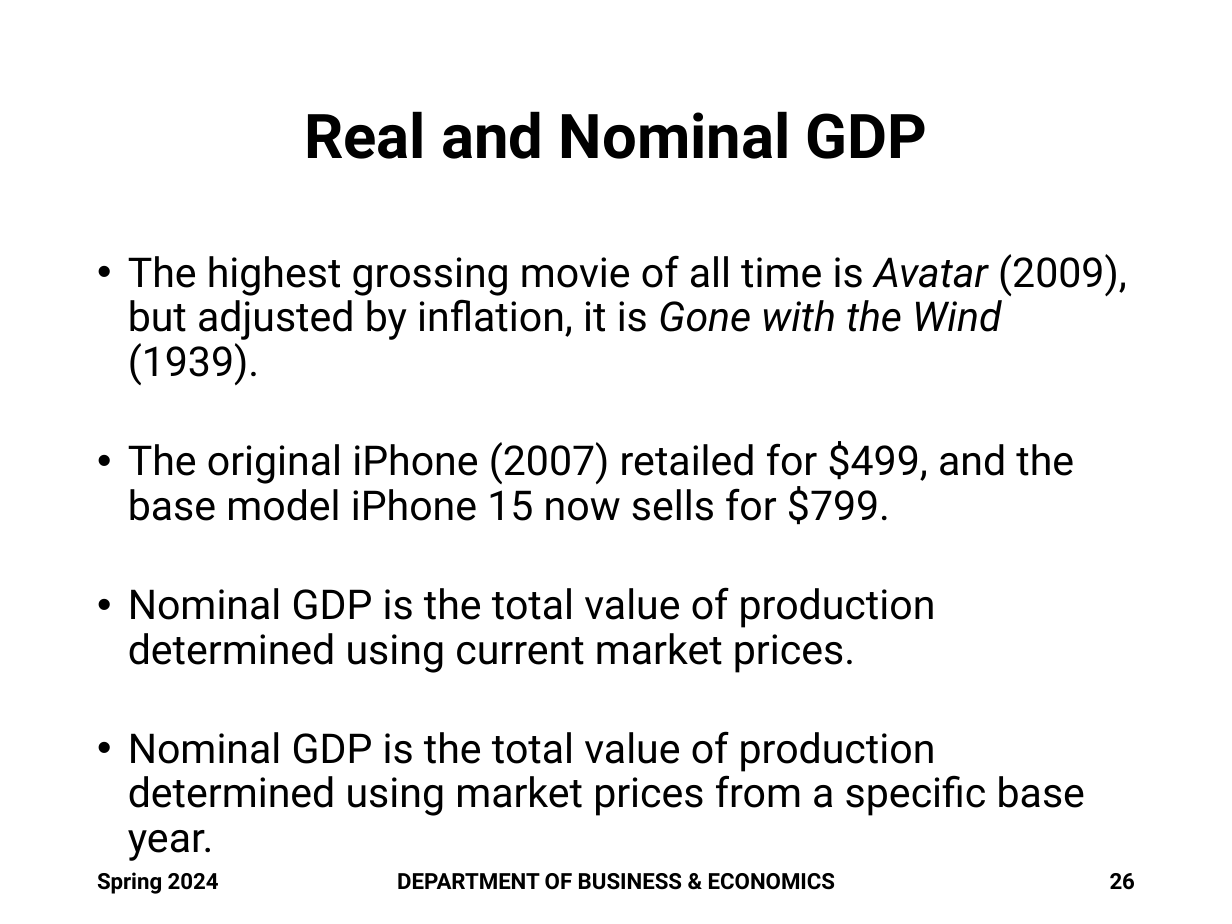
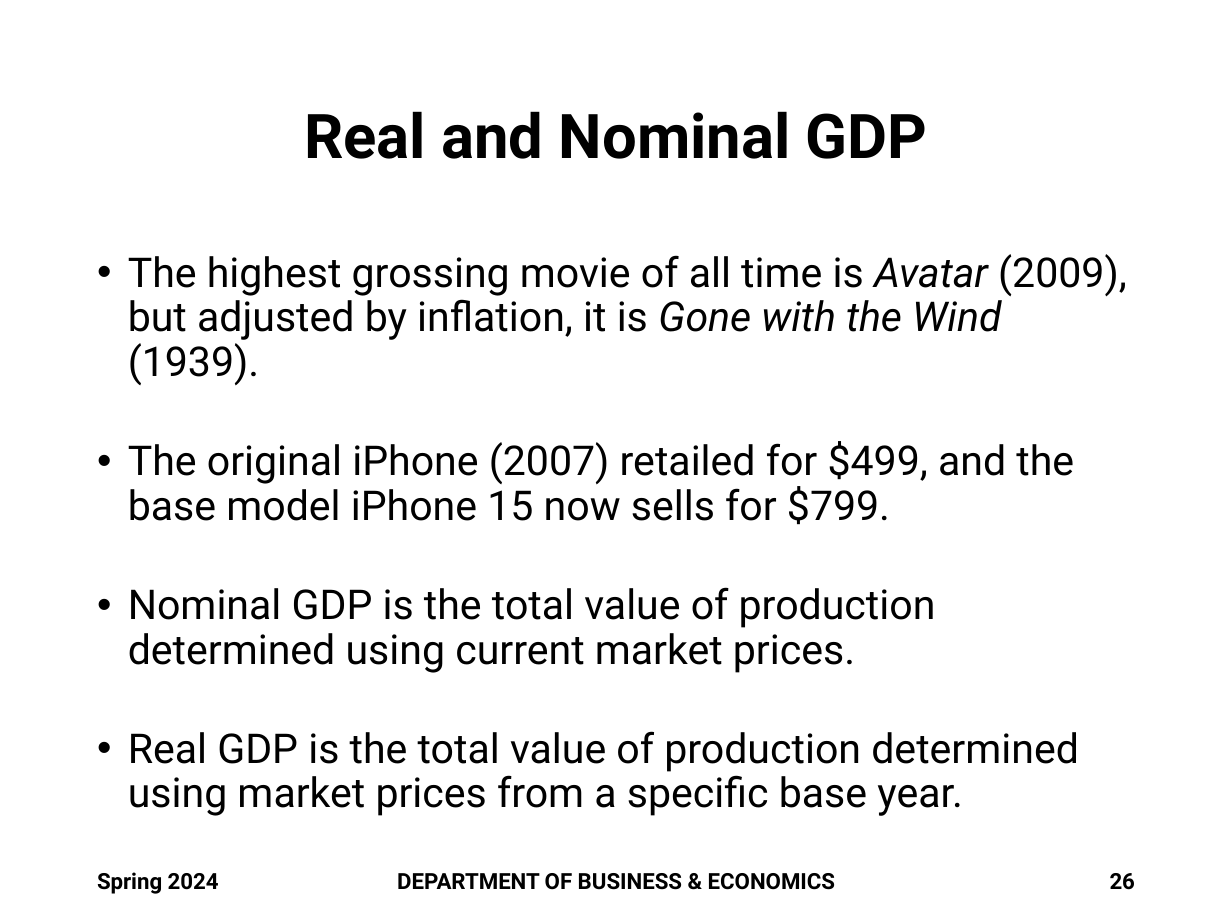
Before and after one commit to brianhwpark/brianhwpark.github.io, a slide deck: slide 26 of files/teaching-resources/monmouthcollege-econ-301/econ-301-s2024-lecture-note/ECON301-S2024-LEC01.pptx. Drawn at 1232x924 pixels with LibreOffice and Linux fonts; fonts in the diff are those of the drawing; background and template pictures are left out. Boxes give left, top, right and bottom in pixels: in the first picture for what was removed or moved away, otherwise in the second. Text is boxed around its words. In the diff, an @@ line names an element or a change of style, - is before the commit and + after.

Commit message:
Update: 20240122
1. ECON 301 Slides (Error Corrected)

```diff
--- a/files/teaching-resources/monmouthcollege-econ-301/econ-301-s2024-lecture-note/ECON301-S2024-LEC01.pptx
+++ b/files/teaching-resources/monmouthcollege-econ-301/econ-301-s2024-lecture-note/ECON301-S2024-LEC01.pptx
@@ text at [128,731,1079,816]: text changed @@
-• Nominal GDP is the total value of production determined using market prices from a specific base year.
+• Real GDP is the total value of production determined using market prices from a specific base year.
```
